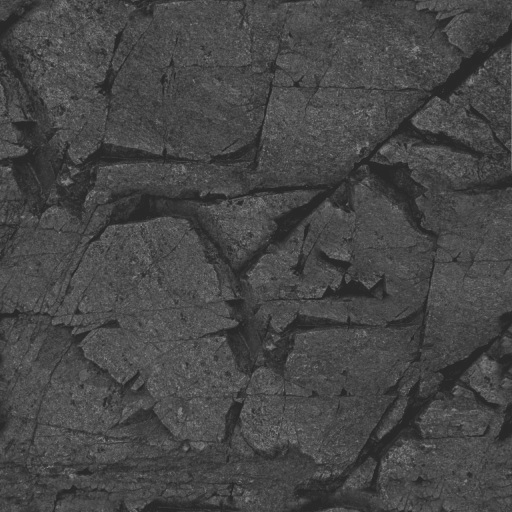
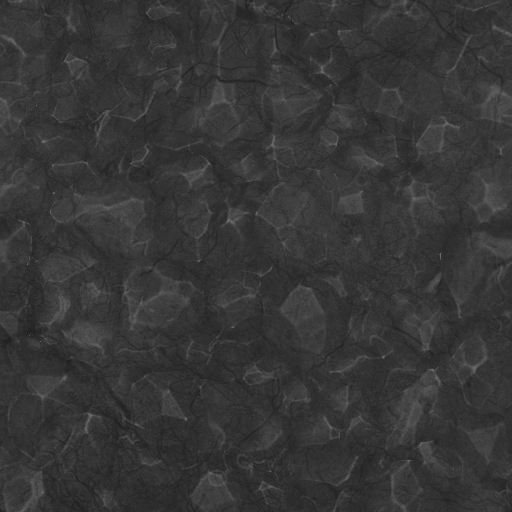
Comparing the layer stacks of the two w=512, h=512 images. Changes:
added layer "earth_root.jpg copy #6" (soft light, 50%) above "granite.jpg copy #2" over [0, 0, 512, 512]
added layer "granite.jpg copy #2" above "granite.jpg copy #1" over [0, 0, 512, 512]
renamed "Hintergrund-Kopie#2" to "granite.jpg copy #1", painted on it over [0, 0, 512, 512]
renamed "Hintergrund-Kopie#1" to "granite.jpg copy", painted on it over [0, 0, 512, 512]
removed layer "Hintergrund-Kopie" over [0, 0, 512, 512]
renamed "Hintergrund" to "granite.jpg", painted on it over [0, 0, 512, 512]
